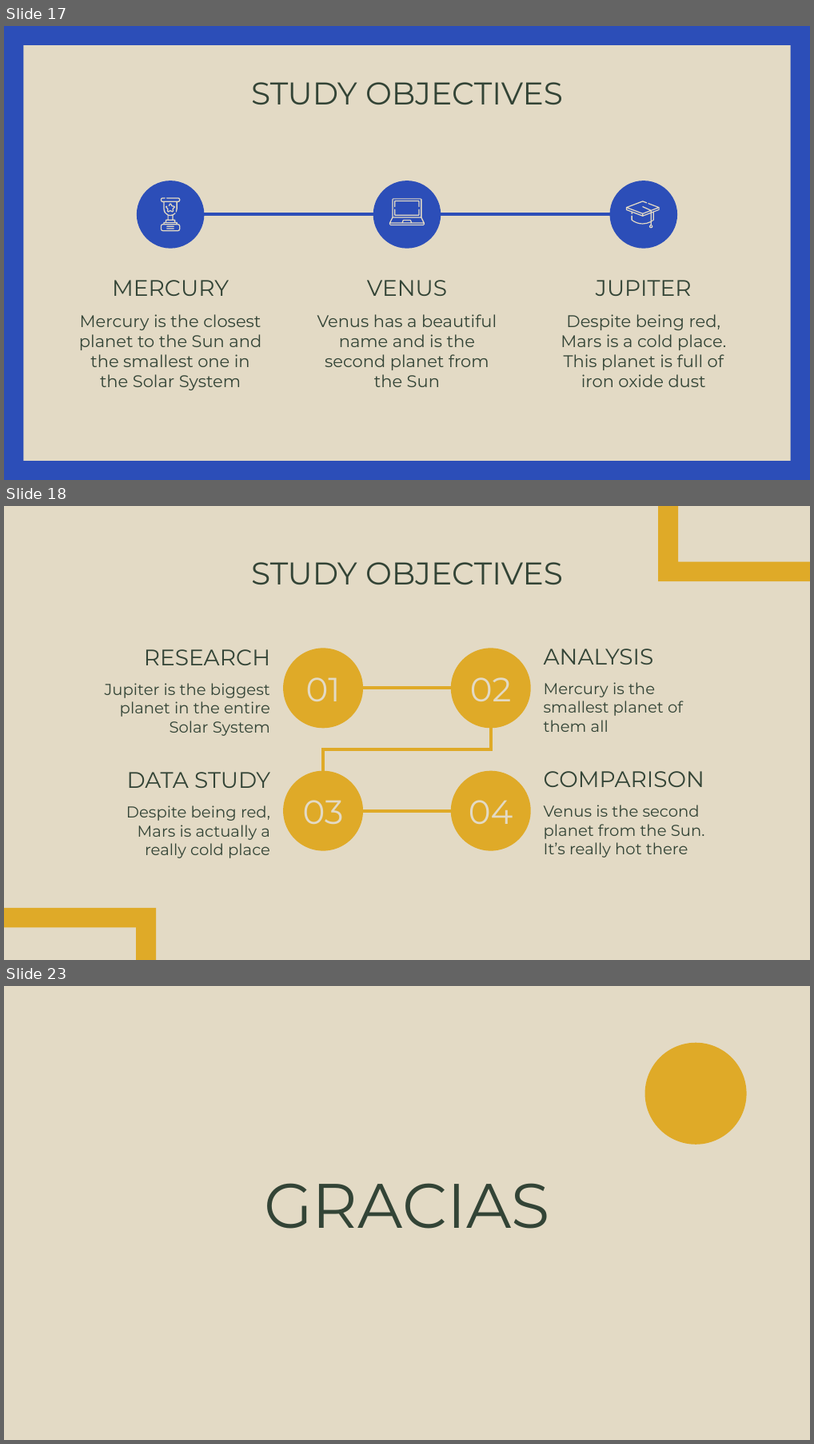
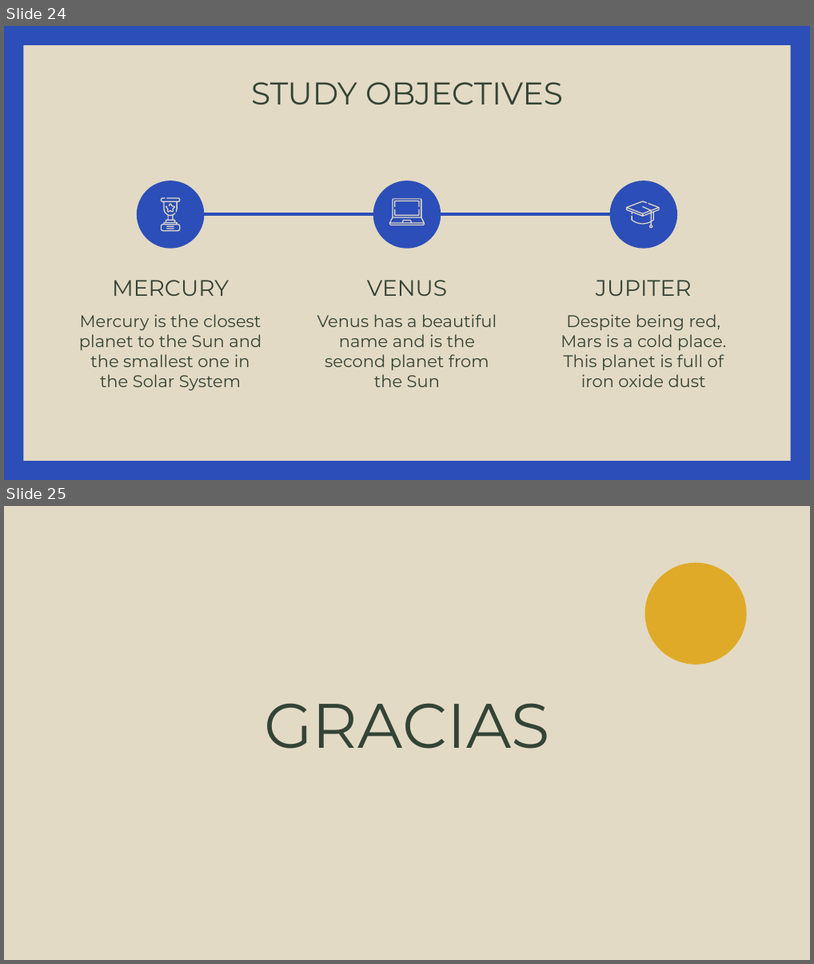
Before and after one commit to mo201801/trabajogrado, a slide deck: ocr-ppt.pptx. Shown one above the other, each under a label of ours: slides 17, 18 and 23 before the commit, slides 24 and 25 after it; the slides between them are not shown. The pictures are 814x1444 and 814x964 pixels, drawn with LibreOffice and Linux fonts; fonts in the diff are those of the drawing; background and template pictures are left out. Boxes give left, top, right and bottom in pixels: in the first picture for what was removed or moved away, otherwise in the second. Text is boxed around its words. In the diff, an @@ line names an element or a change of style, - is before the commit and + after.

```diff
--- a/ocr-ppt.pptx
+++ b/ocr-ppt.pptx
@@ slide 18 removed at bbox=[4, 506, 810, 960], background #E3DAC5 @@
@@ freeform shape removed at bbox=[658, 506, 810, 581] @@
@@ title removed at bbox=[251, 562, 563, 584] @@
-STUDY OBJECTIVES
@@ text removed at bbox=[144, 649, 270, 665] @@
-RESEARCH
@@ ellipse removed at bbox=[283, 648, 363, 728] @@
-01
@@ ellipse removed at bbox=[450, 648, 530, 728] @@
-02
@@ text removed at bbox=[544, 648, 654, 664] @@
-ANALYSIS
@@ text removed at bbox=[105, 683, 270, 736] @@
-Jupiter is the biggest planet in the entire Solar System
@@ line removed from (364, 688) to (450, 688) @@
@@ text removed at bbox=[544, 682, 683, 732] @@
-Mercury is the smallest planet of them all
@@ elbow line removed from (491, 728) to (323, 771) @@
@@ text removed at bbox=[127, 772, 270, 788] @@
-DATA STUDY
@@ ellipse removed at bbox=[283, 771, 363, 850] @@
-03
@@ ellipse removed at bbox=[450, 771, 530, 850] @@
-04
@@ text removed at bbox=[544, 771, 705, 787] @@
-COMPARISON
@@ text removed at bbox=[126, 805, 270, 858] @@
-Despite being red, Mars is actually a really cold place
@@ line removed from (364, 811) to (450, 811) @@
@@ text removed at bbox=[544, 804, 706, 857] @@
-Venus is the second planet from the Sun. It’s really hot there
@@ freeform shape removed at bbox=[4, 908, 156, 960] @@
@@ what was slide 17 is now slide 24 @@
@@ what was slide 23 is now slide 25 @@
```
Also in this commit, not shown: 5 slides changed, 8 slides added, 5 other slides removed.
